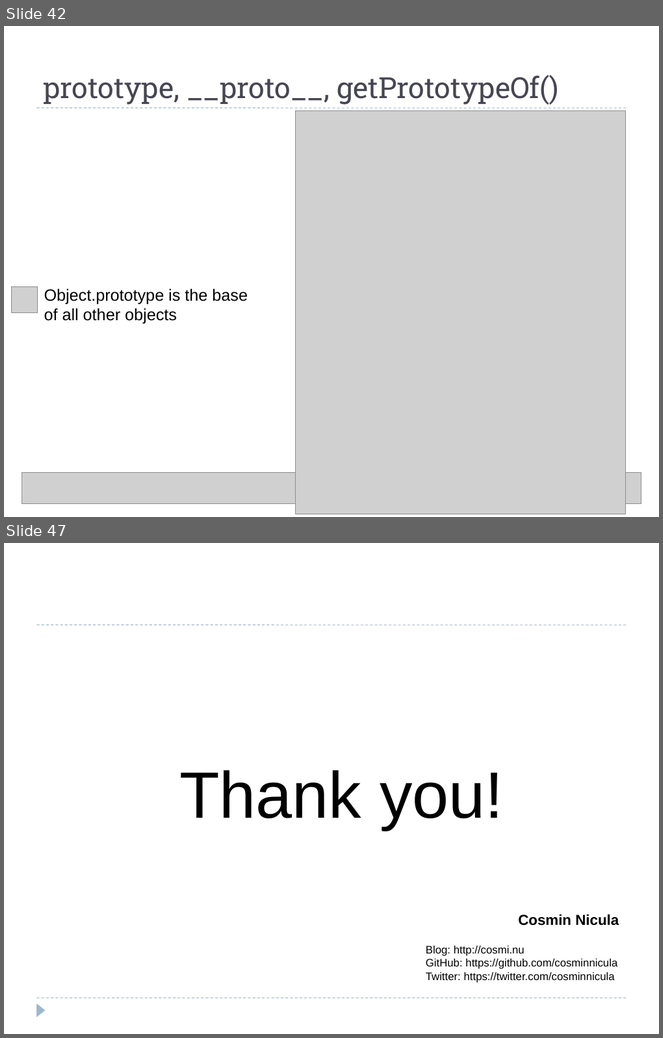
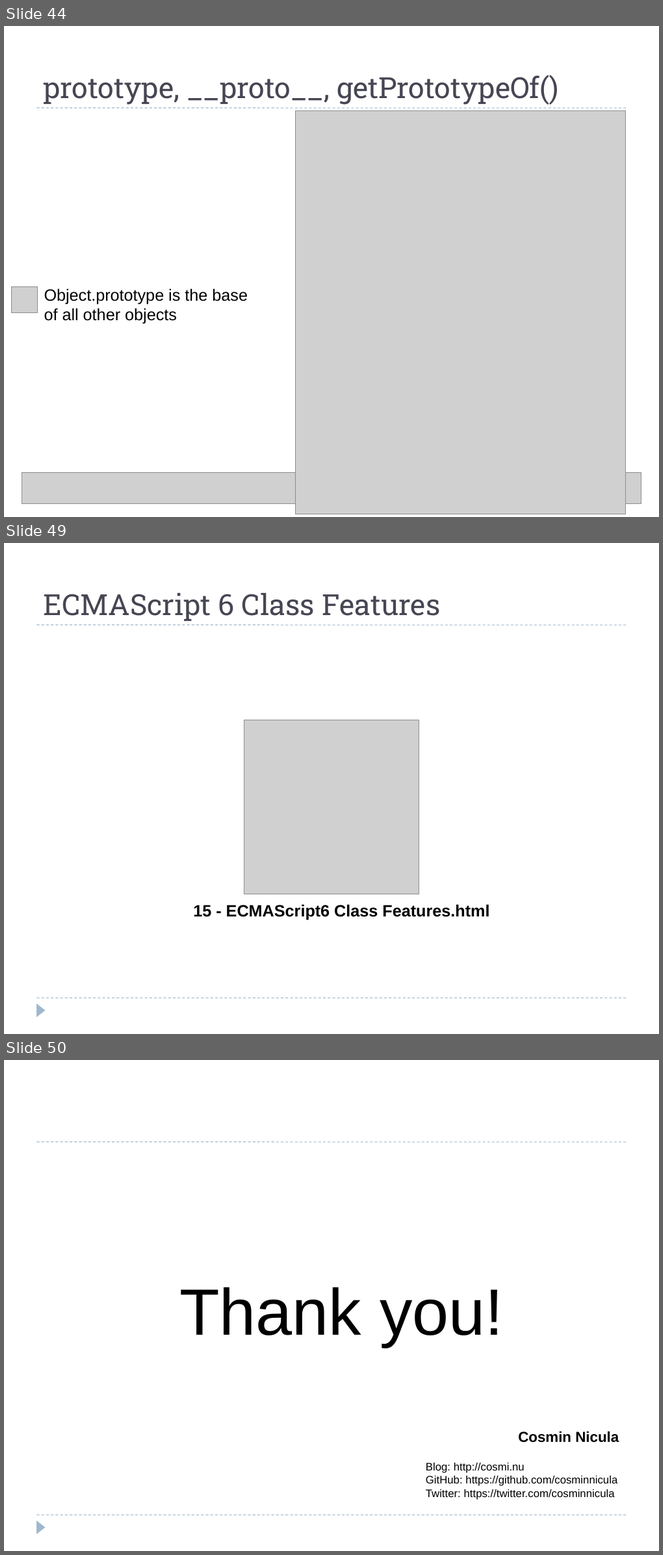
Before and after one commit to cosminnicula/OOJS, a slide deck: Presentation/HTML5 – Object Oriented JavaScript.ppt. Shown one above the other, each under a label of ours: slides 42 and 47 before the commit, slides 44, 49 and 50 after it; the slides between them are not shown. The pictures are 663x1038 and 663x1555 pixels, drawn with LibreOffice and Linux fonts; fonts in the diff are those of the drawing; grey boxes stand for pictures. Boxes give left, top, right and bottom in pixels: in the first picture for what was removed or moved away, otherwise in the second. Text is boxed around its words. In the diff, an @@ line names an element or a change of style, - is before the commit and + after.

```diff
--- a/Presentation/HTML5 – Object Oriented JavaScript.ppt
+++ b/Presentation/HTML5 – Object Oriented JavaScript.ppt
@@ slide 49 added at (4, 543, 659, 1034), background #FFFFFF; not listed: 3 template elements that a slide beside it also shows @@
@@ title added at (43, 593, 440, 621), 32 pt, text #464653 @@
+ECMAScript 6 Class Features
@@ picture added at (244, 720, 419, 895) @@
@@ text added at (193, 904, 490, 920), 18 pt, text #000000, bold @@
+15 - ECMAScript6 Class Features.html
@@ what was slide 42 is now slide 44 @@
@@ what was slide 47 is now slide 50 @@
```
Also in this commit, not shown: 10 slides changed, 3 other slides added, 1 slide removed, 9 other files.
